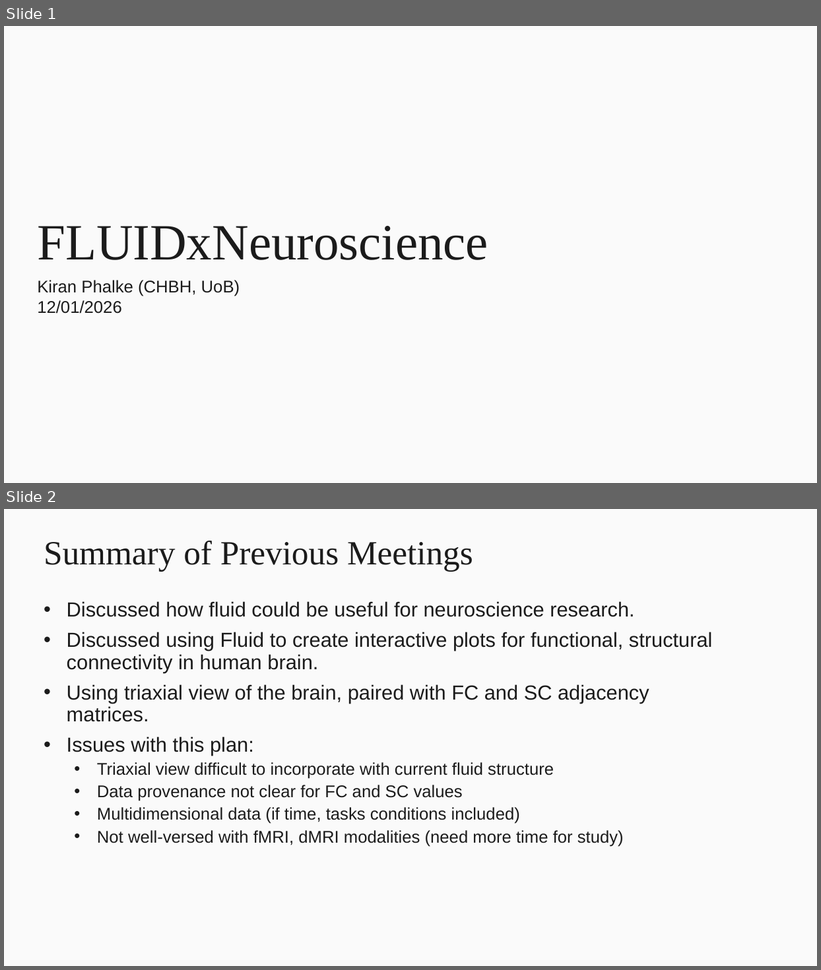
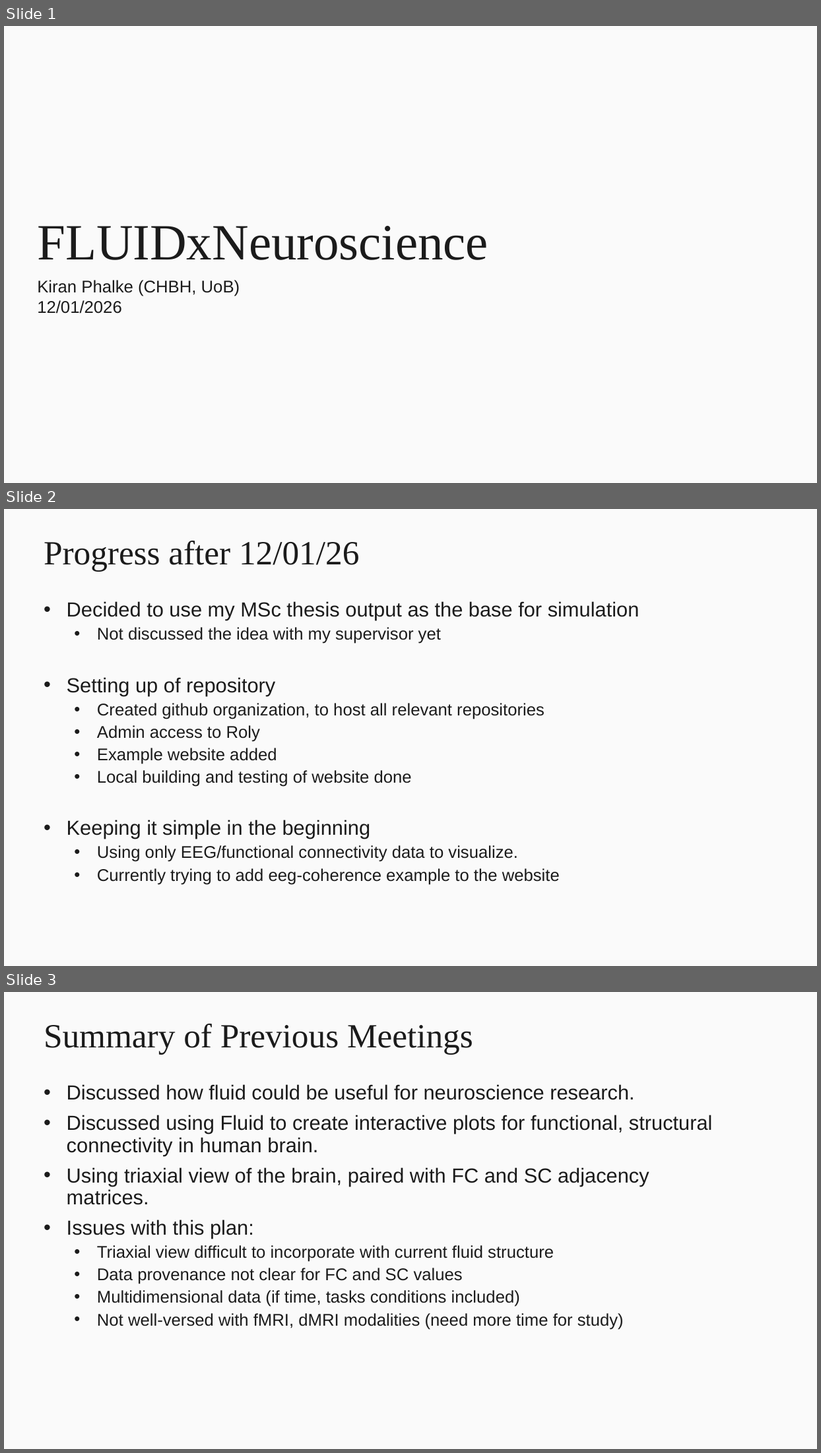
Before and after one commit to neuro-kp/neuro-fluid, a slide deck: doc/fluid_neural_data_example.pptx. Shown one above the other, each under a label of ours: slides 1 and 2 before the commit, slides 1, 2 and 3 after it. The pictures are 821x970 and 821x1453 pixels, drawn with LibreOffice and Linux fonts; fonts in the diff are those of the drawing; background and template pictures are left out. Boxes give left, top, right and bottom in pixels: in the first picture for what was removed or moved away, otherwise in the second. Text is boxed around its words. In the diff, an @@ line names an element or a change of style, - is before the commit and + after.

Commit message:
Added eeg coherence example

```diff
--- a/doc/fluid_neural_data_example.pptx
+++ b/doc/fluid_neural_data_example.pptx
@@ slide 2 added at bbox=[4, 509, 817, 966], background #FAFAFA @@
@@ title added at bbox=[44, 541, 359, 572], 40 pt, text #1B1B1B @@
+Progress after 12/01/26
@@ text added at bbox=[67, 601, 640, 885], 20 pt, text #1B1B1B @@
+• Decided to use my MSc thesis output as the base for simulation
+  • Not discussed the idea with my supervisor yet
+• Setting up of repository
+  • Created github organization, to host all relevant repositories
+  • Admin access to Roly
+  • Example website added
+  • Local building and testing of website done
+• Keeping it simple in the beginning
+  • Using only EEG/functional connectivity data to visualize.
+  • Currently trying to add eeg-coherence example to the website
@@ what was slide 2 is now slide 3 @@
```
Also in this commit, not shown: 5 other files.
